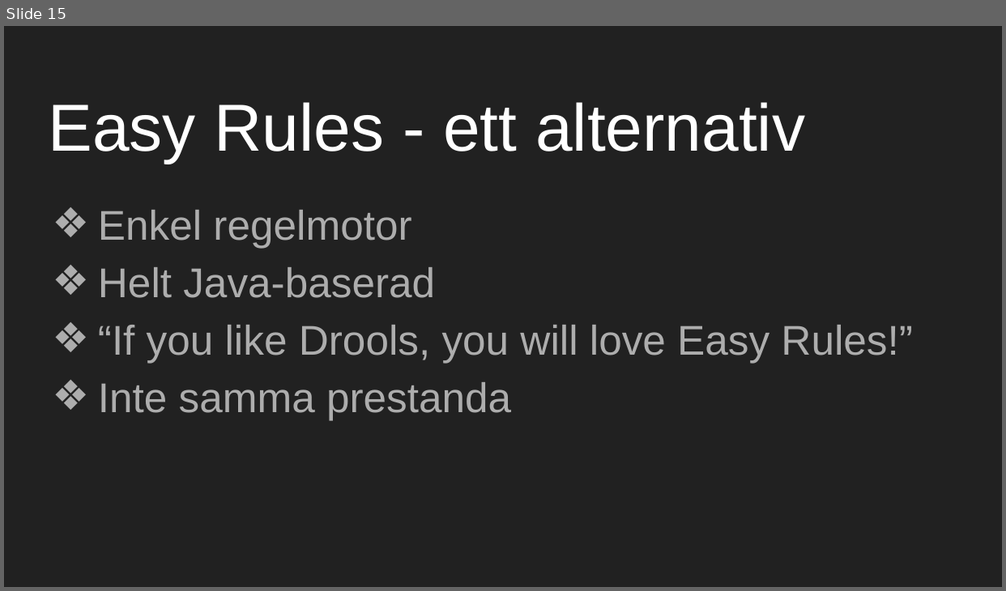
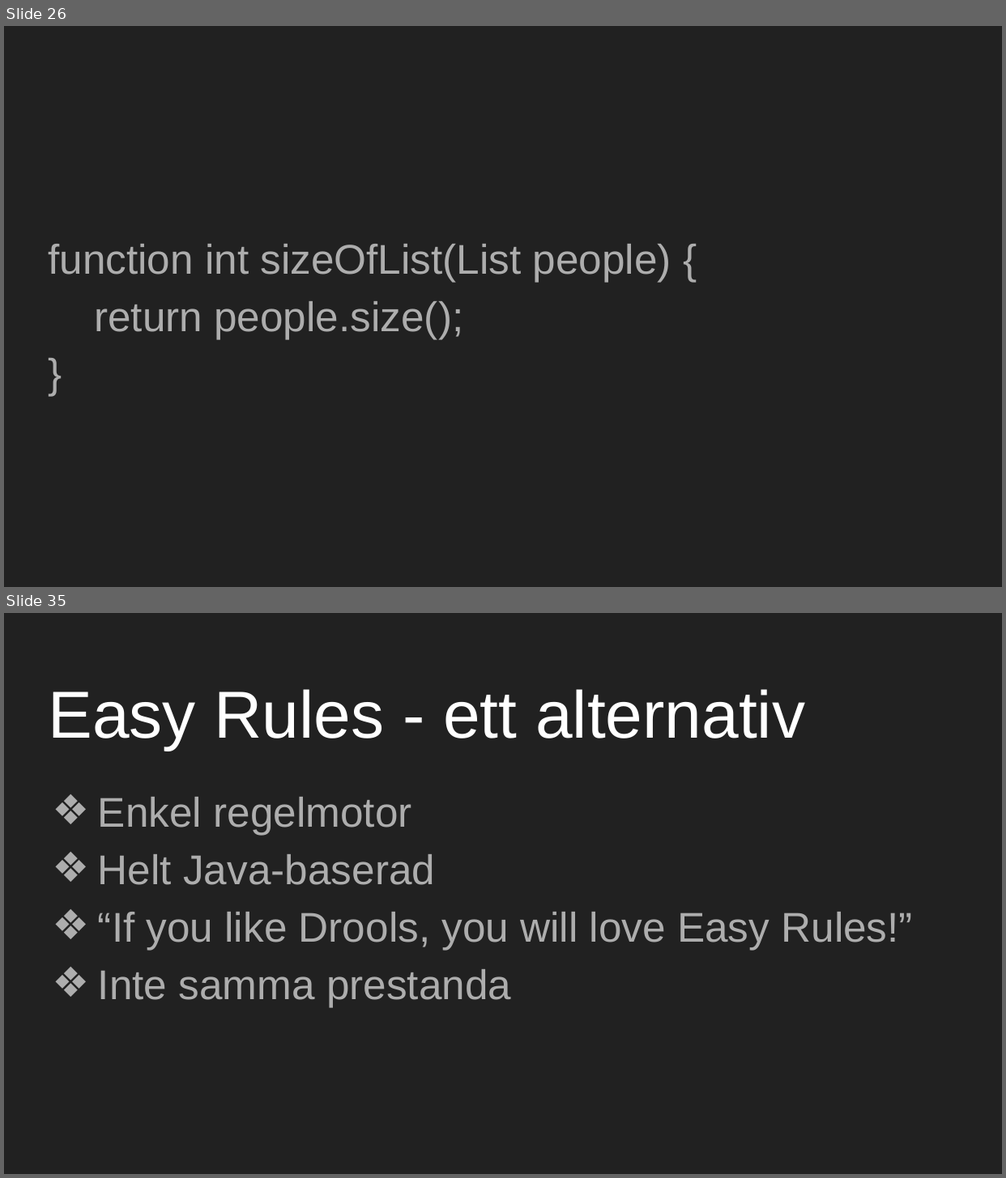
Before and after one commit to mejsla/stepup-drools-2019, a slide deck: docs/Regelmotorer.pptx. Shown one above the other, each under a label of ours: slide 15 before the commit, slides 26 and 35 after it; the slides between them are not shown. The pictures are 1006x591 and 1006x1178 pixels, drawn with LibreOffice and Linux fonts; fonts in the diff are those of the drawing. Boxes give left, top, right and bottom in pixels: in the first picture for what was removed or moved away, otherwise in the second. Text is boxed around its words. In the diff, an @@ line names an element or a change of style, - is before the commit and + after.

```diff
--- a/docs/Regelmotorer.pptx
+++ b/docs/Regelmotorer.pptx
@@ slide 26 added at <box>4,26,1002,587</box>, background #212121 @@
@@ text added at <box>48,244,671,339</box>, 30 pt, text #ADADAD @@
+function int sizeOfList(List people) {
+return people.size();
+}
@@ what was slide 15 is now slide 35 @@
```
Also in this commit, not shown: 3 slides changed, 20 other slides added, 1 slide removed.
